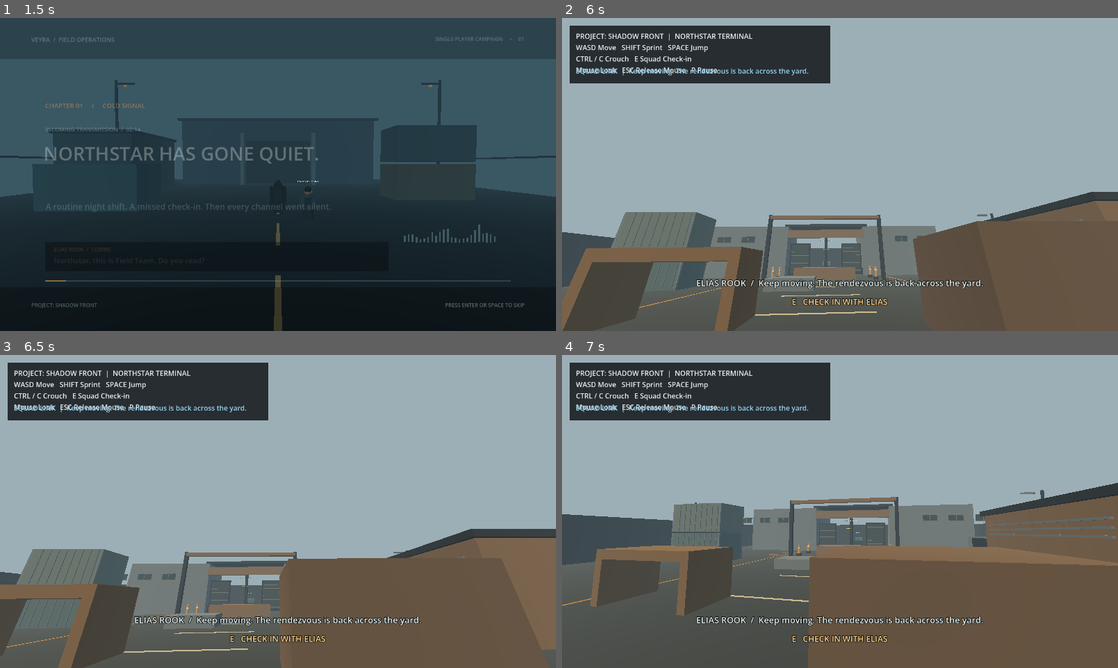
Above: before the commit, frames 1-4 (two rows, left to right).
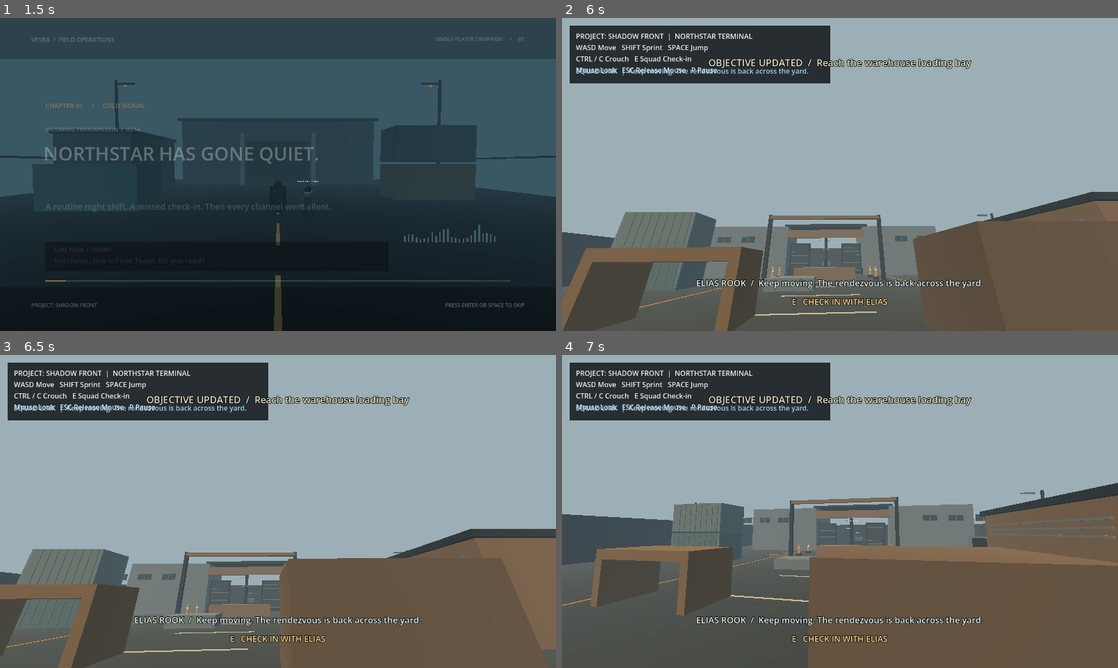
Above: after the commit, the same moments.

Repository: ahmadrohanmustafa-web/PROJECT-SHADOW-FRONT
Game: Godot game, scene res://scenes/main_menu.tscn
Same seed, same stepped clock (60 frames per second), same inputs: the game is played once before the commit and once after it.
Inputs (mouse positions are in pixels of both pictures, inside the frame that each line leads up to):
- Up to frame 1 (1.5 s): click "NEW CAMPAIGN" at 0.5 s; tap Enter (ui_accept) at 1.25 s; move the mouse to (400, 158) at 1.27 s; hold D from 1.28 s (still down); tap Keypad Enter at 1.35 s; click (400, 158) at 1.42 s
- Up to frame 2 (6 s): tap Enter (ui_accept) at 1.52, 2, 2.27, 5.75 s; move the mouse to (728, 190) at 2.02 s; release D at 2.03 s; hold S 2.03-2.75 s; tap P at 2.1 s; click "RESTART MISSION" at 2.75 s; click "RESTART MISSION" at 3.5 s; click "RESTART MISSION" at 4.25 s; click "RESTART" at 5 s; move the mouse to (895, 105) at 5.77 s; hold D from 5.78 s (still down); tap E at 5.85 s
- Up to frame 3 (6.5 s): keep holding D
- Up to frame 4 (7 s): move the mouse to (834, 517) at 6.52 s; release D at 6.53 s; hold W from 6.53 s (still down); tap Space at 6.6 s; tap Enter (ui_accept) at 6.77 s

Frame 1 is identical in both runs. In frame 2, 0.7% of the frame differs, in the area x 26-74%, y 12-17%; in frame 3, 0.7%; in frame 4, 0.7%.

Commit message:
Add mission event feedback and squad interaction polish

Diff:
--- a/scripts/prototype.gd
+++ b/scripts/prototype.gd
@@ -19,6 +19,8 @@
 var interaction_prompt_label: Label
 var squad_dialogue_label: Label
 var squad_dialogue_time_remaining: float = 0.0
+var mission_event_label: Label
+var mission_event_time_remaining: float = 0.0
 
 func _ready() -> void:
 	_create_environment()
@@ -295,11 +297,13 @@
 func _on_mission_objective_changed(index: int, description: String) -> void:
 	mission_status_label.text = "%s  |  %s" % [mission_manager.get_objective_counter(), description]
 	mission_status_label.add_theme_color_override("font_color", Color(1.0, 0.78, 0.42))
+	_show_mission_event("OBJECTIVE UPDATED", description, 3.2)
 
 func _on_mission_completed() -> void:
 	mission_status_label.text = "MISSION COMPLETE  |  Northstar Terminal secured"
 	mission_status_label.add_theme_color_override("font_color", Color(0.55, 0.88, 0.62))
 	_save_current_progress()
+	_show_mission_event("MISSION COMPLETE", "Northstar Terminal secured", 4.0)
 	_show_mission_complete_screen()
 
 func _create_checkpoint_trigger() -> void:
@@ -327,6 +331,7 @@
 	_save_current_progress()
 	mission_status_label.text = "CHECKPOINT SAVED  |  Warehouse entrance"
 	mission_status_label.add_theme_color_override("font_color", Color(0.55, 0.82, 0.96))
+	_show_mission_event("CHECKPOINT SAVED", "Warehouse entrance", 3.0)
 
 func _create_pause_menu() -> void:
 	pause_menu = ShadowFrontPauseMenu.new()
@@ -358,6 +363,7 @@
 	if companion.global_position.distance_to(player.global_position) > 3.5:
 		return
 	var radio_line := companion.get_radio_line(mission_manager.current_objective_index)
+	companion.play_radio_acknowledgement()
 	mission_status_label.text = "SQUAD LINK  |  " + radio_line
 	mission_status_label.add_theme_color_override("font_color", Color(0.60, 0.83, 0.95))
 	if is_instance_valid(squad_dialogue_label):
@@ -614,10 +620,21 @@
 
 func _process(delta: float) -> void:
 	_update_interaction_feedback()
+	if mission_event_time_remaining > 0.0:
+		mission_event_time_remaining = maxf(0.0, mission_event_time_remaining - delta)
+		if mission_event_time_remaining <= 0.0 and is_instance_valid(mission_event_label):
+			mission_event_label.visible = false
 	if squad_dialogue_time_remaining > 0.0:
 		squad_dialogue_time_remaining = maxf(0.0, squad_dialogue_time_remaining - delta)
 		if squad_dialogue_time_remaining <= 0.0 and is_instance_valid(squad_dialogue_label):
 			squad_dialogue_label.visible = false
+
+func _show_mission_event(heading: String, detail: String, duration: float) -> void:
+	if not is_instance_valid(mission_event_label):
+		return
+	mission_event_label.text = heading + "  /  " + detail
+	mission_event_label.visible = true
+	mission_event_time_remaining = duration
 
 func _update_interaction_feedback() -> void:
 	if not is_instance_valid(interaction_prompt_label) or not is_instance_valid(player):
@@ -661,6 +678,22 @@
 	mission_status_label.add_theme_color_override("font_color", Color(1.0, 0.78, 0.42))
 	mission_status_label.add_theme_font_size_override("font_size", 16)
 	panel.add_child(mission_status_label)
+
+	mission_event_label = Label.new()
+	mission_event_label.name = "MissionEventFeedback"
+	mission_event_label.anchor_left = 0.18
+	mission_event_label.anchor_right = 0.82
+	mission_event_label.anchor_top = 0.105
+	mission_event_label.anchor_bottom = 0.18
+	mission_event_label.horizontal_alignment = HORIZONTAL_ALIGNMENT_CENTER
+	mission_event_label.vertical_alignment = VERTICAL_ALIGNMENT_CENTER
+	mission_event_label.autowrap_mode = TextServer.AUTOWRAP_WORD_SMART
+	mission_event_label.add_theme_font_size_override("font_size", 22)
+	mission_event_label.add_theme_color_override("font_color", Color(0.91, 0.88, 0.76))
+	mission_event_label.add_theme_color_override("font_outline_color", Color(0.015, 0.025, 0.03, 0.98))
+	mission_event_label.add_theme_constant_override("outline_size", 5)
+	mission_event_label.visible = false
+	layer.add_child(mission_event_label)
 
 	interaction_prompt_label = Label.new()
 	interaction_prompt_label.name = "InteractionPrompt"
